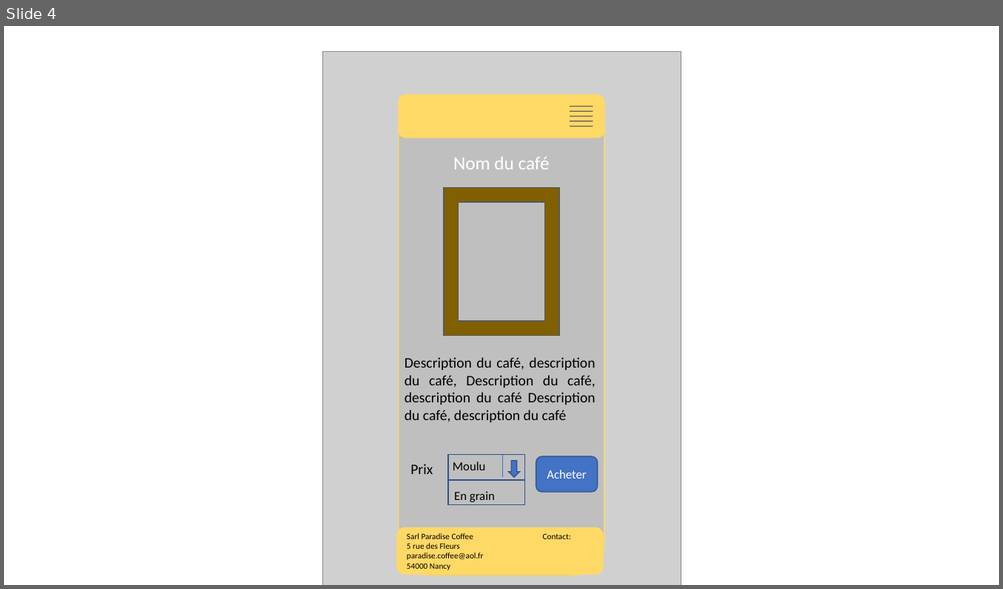
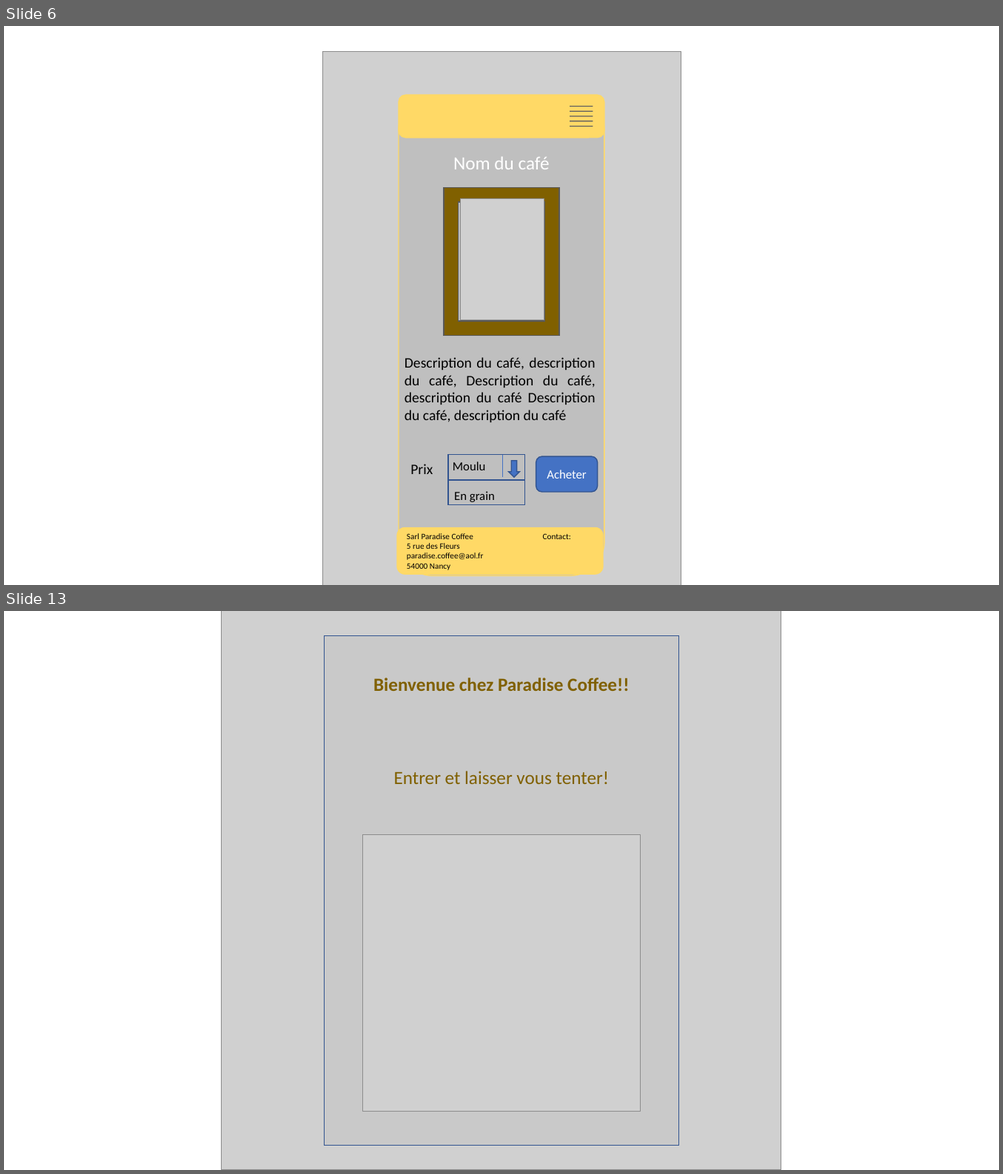
Before and after one commit to AudreyBclz/Groupe6, a slide deck: ProjetStage/maquette/maquetteStage.pptx. Shown one above the other, each under a label of ours: slide 4 before the commit, slides 6 and 13 after it; the slides between them are not shown. The pictures are 1003x589 and 1003x1174 pixels, drawn with LibreOffice and Linux fonts; fonts in the diff are those of the drawing; grey boxes stand for pictures. Boxes give left, top, right and bottom in pixels: in the first picture for what was removed or moved away, otherwise in the second. Text is boxed around its words. In the diff, an @@ line names an element or a change of style, - is before the commit and + after.

```diff
--- a/ProjetStage/maquette/maquetteStage.pptx
+++ b/ProjetStage/maquette/maquetteStage.pptx
@@ slide 13 added at <box>4,611,999,1170</box>, background #FFFFFF @@
@@ picture added at <box>222,611,782,1170</box> @@
@@ rectangle added at <box>324,635,678,1145</box>, fill #C9C9C9, outline #325491 1 pt @@
@@ text added at <box>373,678,629,691</box>, 18 pt, text #806000, bold @@
+Bienvenue chez Paradise Coffee!!
@@ text added at <box>394,771,609,784</box>, 18 pt, text #806000 @@
+Entrer et laisser vous tenter!
@@ picture added at <box>363,834,640,1113</box> @@
@@ what was slide 4 is now slide 6 @@
@@ slide 6 changed as well @@
@@ picture added at <box>460,198,543,320</box> @@
```
Also in this commit, not shown: 3 other slides changed, 12 other slides added.
